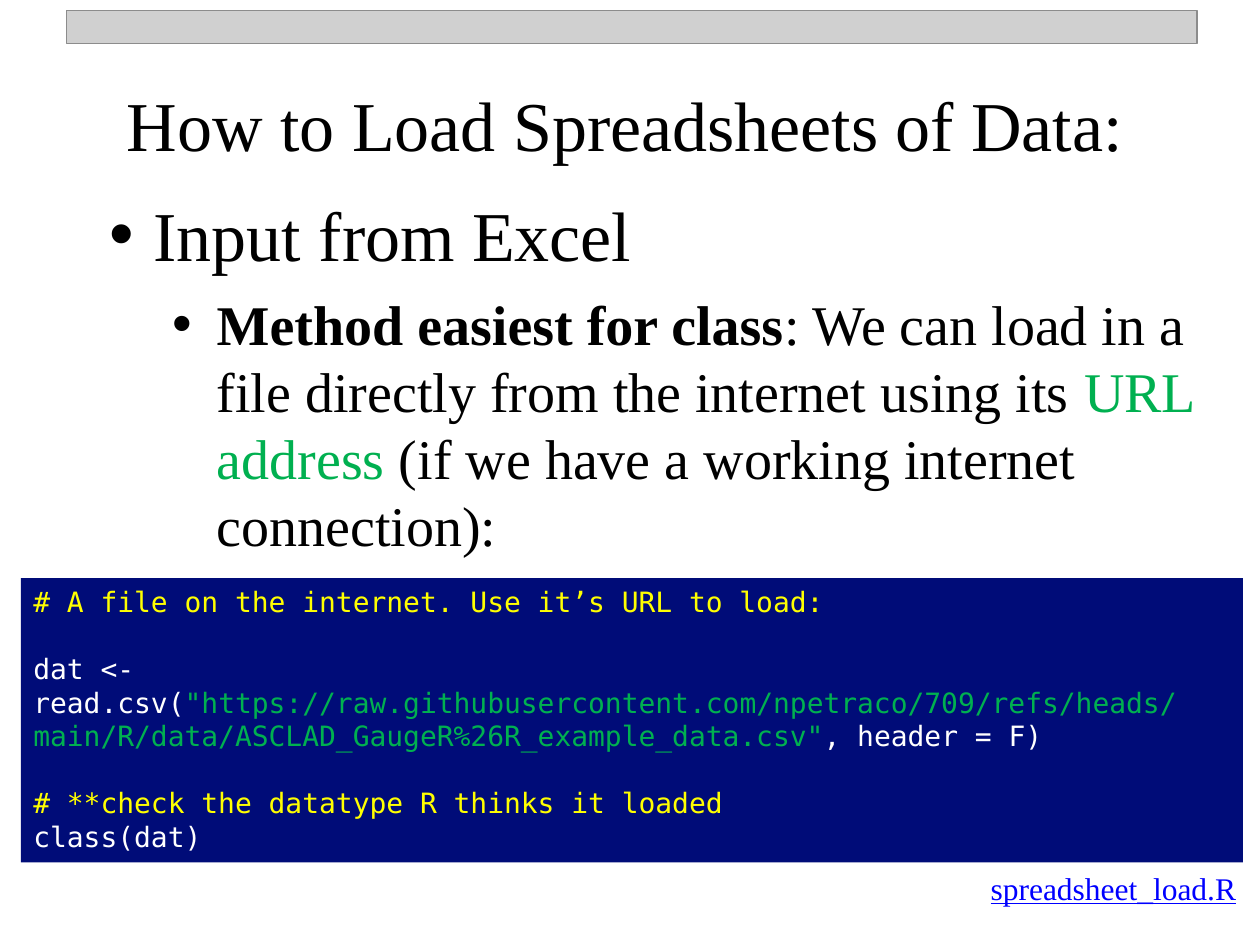
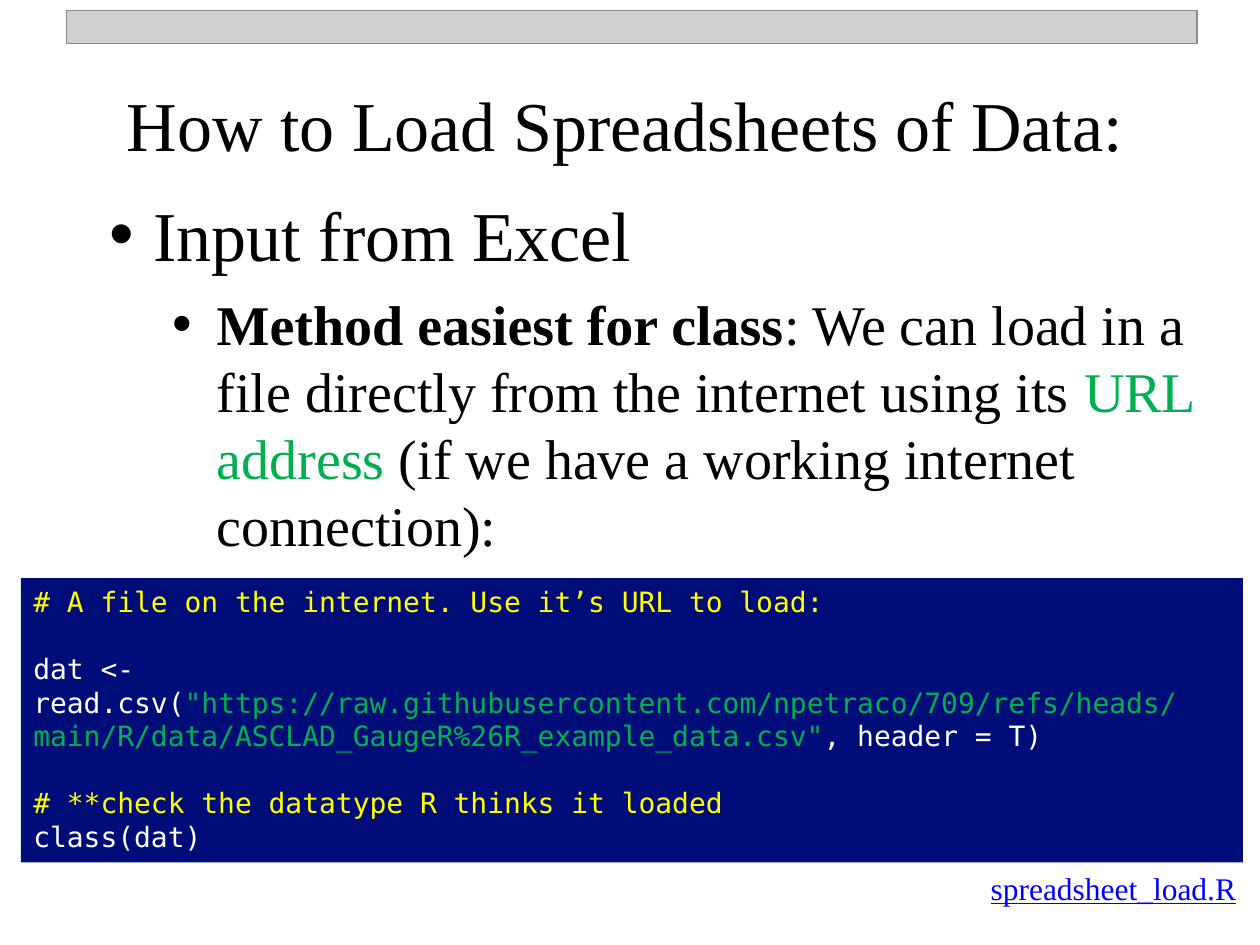
Before and after one commit to npetraco/709, a slide deck: slide 15 of Laboratories/Lab1/Intro_To_R_v2.pptx. Drawn at 1260x945 pixels with LibreOffice and Linux fonts; fonts in the diff are those of the drawing; grey boxes stand for pictures. Boxes give left, top, right and bottom in pixels: in the first picture for what was removed or moved away, otherwise in the second. Text is boxed around its words. In the diff, an @@ line names an element or a change of style, - is before the commit and + after.

```diff
--- a/Laboratories/Lab1/Intro_To_R_v2.pptx
+++ b/Laboratories/Lab1/Intro_To_R_v2.pptx
@@ text in rectangle at (33, 657, 1176, 753): text changed @@
-dat <- read.csv("https://raw.githubusercontent.com/npetraco/709/refs/heads/main/R/data/ASCLAD_GaugeR%26R_example_data.csv", header = F)
+dat <- read.csv("https://raw.githubusercontent.com/npetraco/709/refs/heads/main/R/data/ASCLAD_GaugeR%26R_example_data.csv", header = T)
```
Also in this commit, not shown: 3 other files.
